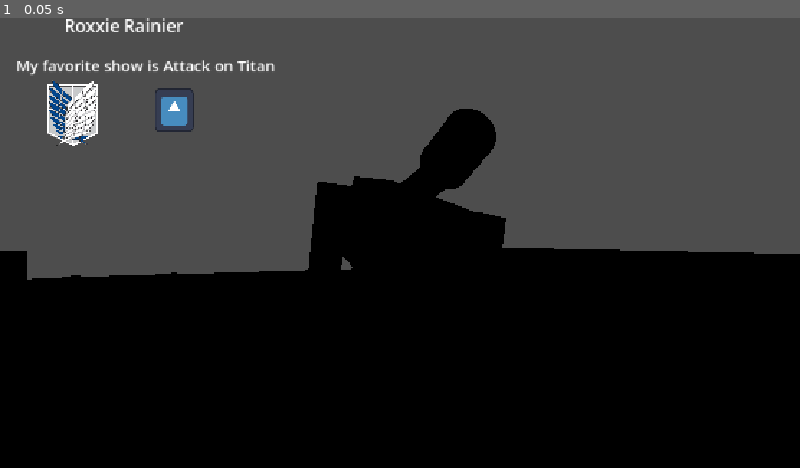
Above: before the commit, frame 1.
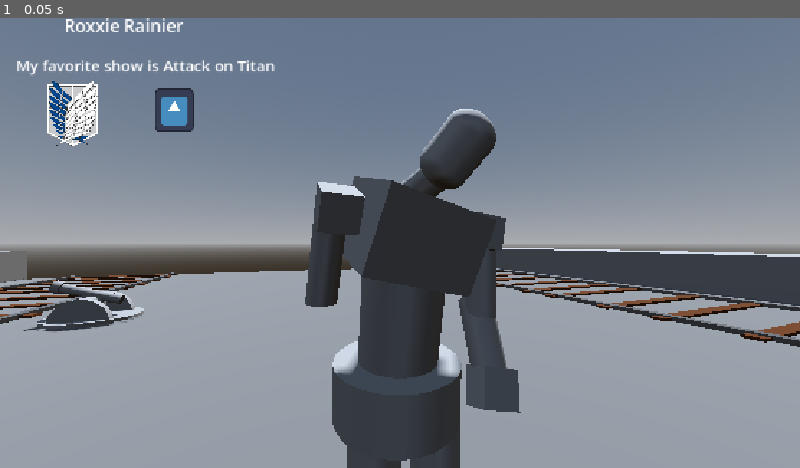
Above: after the commit, the same moment.

Repository: CISC104-F26/project1-Rainier
Game: Godot game, scene res://part_a.tscn
Same seed, same stepped clock (60 frames per second), same inputs: the game is played once before the commit and once after it. The engine's default icon, where the game draws it, is replaced by a stand-in: a white triangle on a blue panel in a dark square.
Inputs:
- Up to frame 1 (0.05 s): no input

The runs differ from the first frame. In frame 1, 97% of the frame differs, in the area x 0-100%, y 0-100%.

Commit message:
Update part_a.tscn

Diff:
--- a/project_1_hello_you/part_a.tscn
+++ b/project_1_hello_you/part_a.tscn
@@ -1,6 +1,17 @@
 [gd_scene format=3 uid="uid://cd2yhtj4c7iyw"]
 
 [ext_resource type="PackedScene" uid="uid://c2lgg2dly1ay" path="res://part_c.tscn" id="1_ys316"]
+
+[sub_resource type="ProceduralSkyMaterial" id="ProceduralSkyMaterial_ys316"]
+sky_horizon_color = Color(0.66224277, 0.6717428, 0.6867428, 1)
+ground_horizon_color = Color(0.66224277, 0.6717428, 0.6867428, 1)
+
+[sub_resource type="Sky" id="Sky_to4tk"]
+sky_material = SubResource("ProceduralSkyMaterial_ys316")
+
+[sub_resource type="Environment" id="Environment_0jsbj"]
+background_mode = 2
+sky = SubResource("Sky_to4tk")
 
 [sub_resource type="PlaneMesh" id="PlaneMesh_3k1io"]
 
@@ -103,6 +114,13 @@
 height = 1.2109375
 
 [node name="Part_A" type="Node3D" unique_id=2060501816]
+
+[node name="WorldEnvironment" type="WorldEnvironment" parent="." unique_id=122773540]
+environment = SubResource("Environment_0jsbj")
+
+[node name="DirectionalLight3D" type="DirectionalLight3D" parent="." unique_id=783932191]
+transform = Transform3D(-0.8660254, -0.43301278, 0.25, 0, 0.49999997, 0.86602545, -0.50000006, 0.75, -0.43301266, 0, 0, 0)
+shadow_enabled = true
 
 [node name="Floor" type="MeshInstance3D" parent="." unique_id=633183389]
 transform = Transform3D(13.520795, 0, 0, 0, 1.3713965, 0, 0, 0, 18.42071, 0.20982265, 0, 0)
